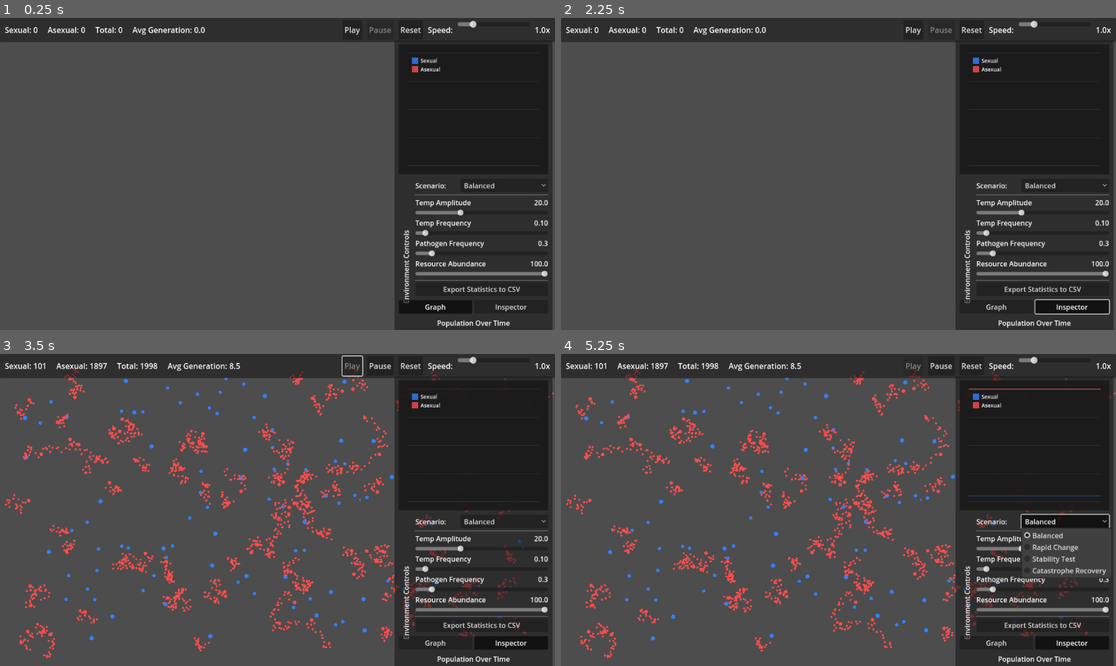
Above: before the commit, frames 1-4 (two rows, left to right).
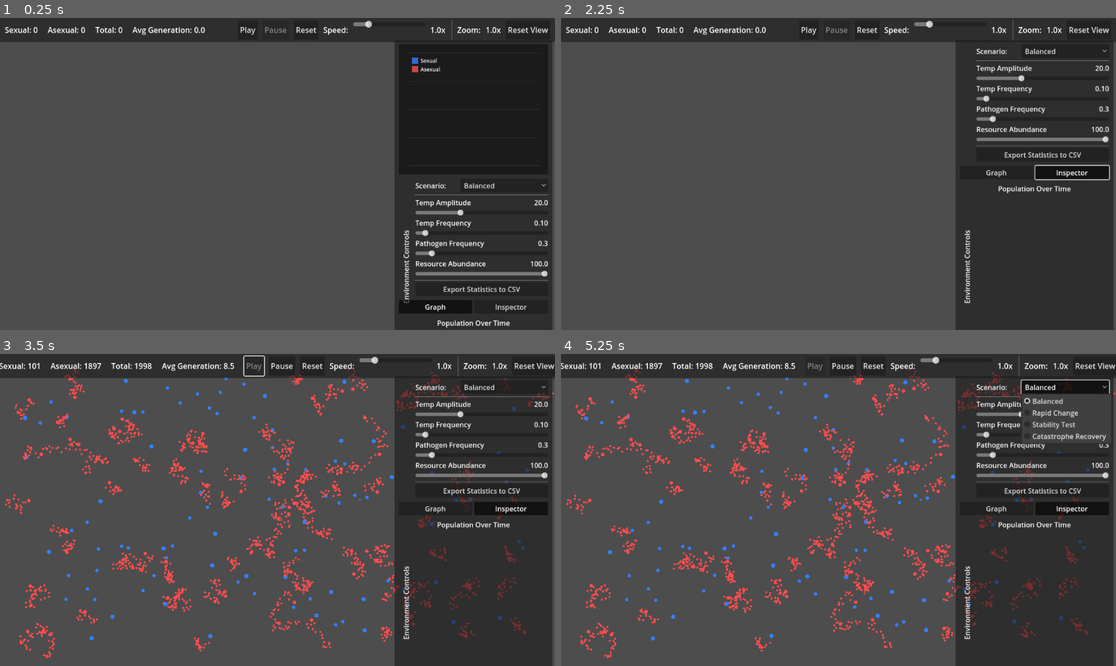
Above: after the commit, the same moments.

Repository: SFMiner/Sexual-Asexual-simulator
Game: Godot game, scene res://scenes/core/main.tscn
Two runs of this game, one before a commit and one after it. Both use one fixed random seed, a clock stepped at 60 frames per second and the inputs below.
Inputs (mouse positions are in pixels of both pictures, inside the frame that each line leads up to):
- Up to frame 1 (0.25 s): no input
- Up to frame 2 (2.25 s): click (1088, 30) at 0.5 s, where only the run after the commit has a clickable "Reset View"; click "Graph" at 1.25 s; click "Inspector" at 2 s
- Up to frame 3 (3.5 s): click "Play" at 2.75 s
- Up to frame 4 (5.25 s): click "Balanced" at 3.5 s; click "Export Statistics to CSV" at 4.25 s; click "Balanced" at 5 s

The runs differ from the first frame. In frame 1, 0.6% of the frame differs, in the area x 43-100%, y 0-8%; in frame 2, 5.2%; in frame 3, 6.1%; in frame 4, 9.1%, in the area x 0-100%, y 0-100%.

Commit message:
organism view working, zoom added

Diff:
--- a/scenes/ui/hud.tscn
+++ b/scenes/ui/hud.tscn
@@ -78,6 +78,21 @@
 [node name="SpeedValue" type="Label" parent="TopPanel/MarginContainer/HBoxContainer/Controls"]
 layout_mode = 2
 text = "1.0x"
+
+[node name="VSeparator" type="VSeparator" parent="TopPanel/MarginContainer/HBoxContainer/Controls"]
+layout_mode = 2
+
+[node name="ZoomLabel" type="Label" parent="TopPanel/MarginContainer/HBoxContainer/Controls"]
+layout_mode = 2
+text = "Zoom:"
+
+[node name="ZoomValue" type="Label" parent="TopPanel/MarginContainer/HBoxContainer/Controls"]
+layout_mode = 2
+text = "1.0x"
+
+[node name="ResetZoomButton" type="Button" parent="TopPanel/MarginContainer/HBoxContainer/Controls"]
+layout_mode = 2
+text = "Reset View"
 
 [node name="RightPanel" type="PanelContainer" parent="."]
 anchors_preset = 11
@@ -317,16 +332,14 @@
 [connection signal="pressed" from="TopPanel/MarginContainer/HBoxContainer/Controls/PlayButton" to="." method="_on_play_pressed"]
 [connection signal="pressed" from="TopPanel/MarginContainer/HBoxContainer/Controls/PauseButton" to="." method="_on_pause_pressed"]
 [connection signal="pressed" from="TopPanel/MarginContainer/HBoxContainer/Controls/ResetButton" to="." method="_on_reset_pressed"]
-[connection signal="pressed" from="RightPanel/MarginContainer/VBoxContainer/HBoxContainer/ControlPanel/ExportButton" to="." method="_on_export_pressed"]
-[connection signal="pressed" from="RightPanel/MarginContainer/VBoxContainer/OrganismInspector/InspectorContent/CloseButton" to="." method="_on_inspector_closed"]
 [connection signal="value_changed" from="TopPanel/MarginContainer/HBoxContainer/Controls/SpeedSlider" to="." method="_on_speed_changed"]
+[connection signal="pressed" from="TopPanel/MarginContainer/HBoxContainer/Controls/ResetZoomButton" to="." method="_on_reset_zoom_pressed"]
 [connection signal="item_selected" from="RightPanel/MarginContainer/VBoxContainer/HBoxContainer/ControlPanel/ScenarioSelector/OptionButton" to="RightPanel/MarginContainer/VBoxContainer/HBoxContainer/ControlPanel" method="_on_scenario_selected"]
 [connection signal="value_changed" from="RightPanel/MarginContainer/VBoxContainer/HBoxContainer/ControlPanel/TempAmplitude/Slider" to="RightPanel/MarginContainer/VBoxContainer/HBoxContainer/ControlPanel" method="_on_temp_amplitude_changed"]
 [connection signal="value_changed" from="RightPanel/MarginContainer/VBoxContainer/HBoxContainer/ControlPanel/TempFrequency/Slider" to="RightPanel/MarginContainer/VBoxContainer/HBoxContainer/ControlPanel" method="_on_temp_frequency_changed"]
 [connection signal="value_changed" from="RightPanel/MarginContainer/VBoxContainer/HBoxContainer/ControlPanel/PathogenFreq/Slider" to="RightPanel/MarginContainer/VBoxContainer/HBoxContainer/ControlPanel" method="_on_pathogen_freq_changed"]
 [connection signal="value_changed" from="RightPanel/MarginContainer/VBoxContainer/HBoxContainer/ControlPanel/ResourceLevel/Slider" to="RightPanel/MarginContainer/VBoxContainer/HBoxContainer/ControlPanel" method="_on_resource_changed"]
-
-
-
+[connection signal="pressed" from="RightPanel/MarginContainer/VBoxContainer/HBoxContainer/ControlPanel/ExportButton" to="." method="_on_export_pressed"]
 [connection signal="pressed" from="RightPanel/MarginContainer/VBoxContainer/ViewToggle/GraphButton" to="." method="_on_graph_button_pressed"]
 [connection signal="pressed" from="RightPanel/MarginContainer/VBoxContainer/ViewToggle/InspectorButton" to="." method="_on_inspector_button_pressed"]
+[connection signal="pressed" from="RightPanel/MarginContainer/VBoxContainer/OrganismInspector/InspectorContent/CloseButton" to="." method="_on_inspector_closed"]
--- a/scripts/managers/visual_manager.gd
+++ b/scripts/managers/visual_manager.gd
@@ -12,40 +12,93 @@
 var asexual_color = Color(1.0, 0.3, 0.3)  # Red
 
 var current_population_manager: PopulationManager  # Store reference for click detection
-
 var population_manager: PopulationManager
-
 var selected_organism: OrganismData = null  # Track selected organism for highlighting
 
+# Zoom and pan properties
+var zoom_level: float = 1.0
+var min_zoom: float = 0.5
+var max_zoom: float = 10.0
+var zoom_speed: float = 0.1
+
+# Panning
+var is_panning: bool = false
+var pan_start_pos: Vector2 = Vector2.ZERO
+var pan_start_offset: Vector2 = Vector2.ZERO
+
 func _input(event):
-	if event is InputEventMouseButton and event.pressed and event.button_index == MOUSE_BUTTON_LEFT:
-		if not population_manager:
-			return
-
-		var click_pos = get_local_mouse_position()
-		print("Visual Manager: Click at ", click_pos)
-
-		var closest_org = null
-		var min_dist = 15.0  # Max click distance
-
-		for org in population_manager.organisms:
-			if not org.is_alive:
-				continue
-
-			var dist = org.position.distance_to(click_pos)
-
-			if dist < min_dist:
-				closest_org = org
-				min_dist = dist
-
-		if closest_org:
-			print("Visual Manager: Found organism #", closest_org.id)
-			selected_organism = closest_org
-			organism_clicked.emit(closest_org)
-			queue_redraw()
-		else:
-			print("Visual Manager: No organism found near click")
-
+	# Handle mouse wheel zoom
+	if event is InputEventMouseButton:
+		if event.button_index == MOUSE_BUTTON_WHEEL_UP and event.pressed:
+			zoom_at_mouse(event.position, 1.0 + zoom_speed)
+		elif event.button_index == MOUSE_BUTTON_WHEEL_DOWN and event.pressed:
+			zoom_at_mouse(event.position, 1.0 - zoom_speed)
+		elif event.button_index == MOUSE_BUTTON_MIDDLE:
+			if event.pressed:
+				# Start panning
+				is_panning = true
+				pan_start_pos = event.position
+				pan_start_offset = position
+			else:
+				# Stop panning
+				is_panning = false
+		elif event.pressed and event.button_index == MOUSE_BUTTON_LEFT and not is_panning:
+			# Handle organism click
+			if not population_manager:
+				return
+
+			var click_pos = get_local_mouse_position()
+			print("Visual Manager: Click at ", click_pos)
+
+			var closest_org = null
+			var min_dist = 15.0 / zoom_level  # Adjust click radius based on zoom
+
+			for org in population_manager.organisms:
+				if not org.is_alive:
+					continue
+
+				var dist = org.position.distance_to(click_pos)
+
+				if dist < min_dist:
+					closest_org = org
+					min_dist = dist
+
+			if closest_org:
+				print("Visual Manager: Found organism #", closest_org.id)
+				selected_organism = closest_org
+				organism_clicked.emit(closest_org)
+				queue_redraw()
+			else:
+				print("Visual Manager: No organism found near click")
+
+	# Handle panning
+	if event is InputEventMouseMotion and is_panning:
+		var delta = event.position - pan_start_pos
+		position = pan_start_offset + delta
+		queue_redraw()
+
+func zoom_at_mouse(mouse_pos: Vector2, zoom_factor: float):
+	var old_zoom = zoom_level
+	var new_zoom = clamp(zoom_level * zoom_factor, min_zoom, max_zoom)
+
+	if old_zoom == new_zoom:
+		return
+
+	# Convert mouse position to world coordinates before zoom
+	var world_pos_before = (mouse_pos - position) / old_zoom
+
+	# Apply new zoom
+	zoom_level = new_zoom
+	scale = Vector2(zoom_level, zoom_level)
+
+	# Convert the same world position to screen coordinates after zoom
+	var world_pos_after = world_pos_before * new_zoom
+
+	# Adjust position so the world point stays under the mouse
+	position = mouse_pos - world_pos_after
+
+	queue_redraw()
+	print("Zoom level: %.2fx" % zoom_level)
 
 func _ready():
 	setup_multimeshes()
@@ -116,8 +169,6 @@
 	var sexual_transforms: Array[Transform2D] = []
 	var asexual_transforms: Array[Transform2D] = []
 
-	# In visual_manager.gd, in update_visuals(), replace the entire organism loop:
-
 	for org in population_manager.organisms:
 		if not org.is_alive:
 			continue
@@ -141,7 +192,17 @@
 	update_multimesh(sexual_multimesh, sexual_transforms, sexual_count)
 	update_multimesh(asexual_multimesh, asexual_transforms, asexual_count)
 
-
+	# Redraw to update selection highlight if needed
+	if selected_organism and not selected_organism.is_alive:
+		selected_organism = null
+	queue_redraw()
+
+func _draw():
+	# Draw selection highlight
+	if selected_organism and selected_organism.is_alive:
+		var highlight_color = Color(1.0, 1.0, 0.0, 0.3)  # Yellow with transparency
+		draw_circle(selected_organism.position, 12.0, highlight_color)
+		draw_arc(selected_organism.position, 15.0, 0, TAU, 32, Color(1.0, 1.0, 0.0, 1.0), 2.0)
 
 func update_multimesh(multimesh_instance: MultiMeshInstance2D, transforms: Array[Transform2D], count: int):
 	# Expand if needed
@@ -152,3 +213,10 @@
 
 	for i in count:
 		multimesh_instance.multimesh.set_instance_transform_2d(i, transforms[i])
+
+func reset_zoom():
+	zoom_level = 1.0
+	scale = Vector2.ONE
+	position = Vector2.ZERO
+	is_panning = false
+	queue_redraw()
--- a/scripts/ui/hud_controller.gd
+++ b/scripts/ui/hud_controller.gd
@@ -18,6 +18,8 @@
 @onready var reset_button = $TopPanel/MarginContainer/HBoxContainer/Controls/ResetButton
 @onready var speed_slider = $TopPanel/MarginContainer/HBoxContainer/Controls/SpeedSlider
 @onready var speed_value = $TopPanel/MarginContainer/HBoxContainer/Controls/SpeedValue
+@onready var zoom_value = $TopPanel/MarginContainer/HBoxContainer/Controls/ZoomValue
+@onready var reset_zoom_button = $TopPanel/MarginContainer/HBoxContainer/Controls/ResetZoomButton
 
 
 var sim_manager: SimulationManager:
@@ -39,13 +41,53 @@
 
 	control_panel.connect_to_environment(sim_manager.environment_manager)
 
+	# Connect button signals
+	graph_button.pressed.connect(_on_graph_button_pressed)
+	inspector_button.pressed.connect(_on_inspector_button_pressed)
+	organism_inspector.get_node("CloseButton").pressed.connect(_on_inspector_closed)
+
+func _process(delta):
+	# Update inspector in real-time if visible and organism selected
+	if selected_organism and organism_inspector_scroll.visible:
+		inspector_update_timer += delta
+		if inspector_update_timer >= 0.1:  # Update 10 times per second
+			inspector_update_timer = 0.0
+			if selected_organism.is_alive:
+				organism_inspector.show_organism(selected_organism)
+			else:
+				# Organism died, clear selection
+				selected_organism = null
+				_on_inspector_closed()
+
+func _on_graph_button_pressed():
+	if graph_button.button_pressed:
+		inspector_button.button_pressed = false
+		show_graph_view()
+
+func _on_inspector_button_pressed():
+	if inspector_button.button_pressed:
+		graph_button.button_pressed = false
+		show_inspector_view()
+
 func show_graph_view():
 	graph_renderer.show()
-	organism_inspector.get_parent().hide()
+	organism_inspector_scroll.hide()
 
-func show_organism_details(organism):
-	if organism_inspector:
-		organism_inspector.show_organism(organism)
+func show_inspector_view():
+	graph_renderer.hide()
+	organism_inspector_scroll.show()
+
+func show_organism_details(organism: OrganismData):
+	print("HUD: Showing organism #", organism.id)
+	selected_organism = organism
+
+	# Switch to inspector view
+	inspector_button.button_pressed = true
+	graph_button.button_pressed = false
+	show_inspector_view()
+
+	# Show the organism in the inspector
+	organism_inspector.show_organism(organism)
 
 func _on_play_pressed():
 	sim_manager.start_simulation()
@@ -91,6 +133,7 @@
 	print("Files saved to: " + ProjectSettings.globalize_path("user://"))
 
 func _on_inspector_closed():
+	print("HUD: Inspector closed")
 	# Clear selected organism
 	selected_organism = null
 
@@ -98,3 +141,8 @@
 	graph_button.button_pressed = true
 	inspector_button.button_pressed = false
 	show_graph_view()
+
+	# Clear visual manager selection too
+	if sim_manager and sim_manager.visual_manager:
+		sim_manager.visual_manager.selected_organism = null
+		sim_manager.visual_manager.queue_redraw()
